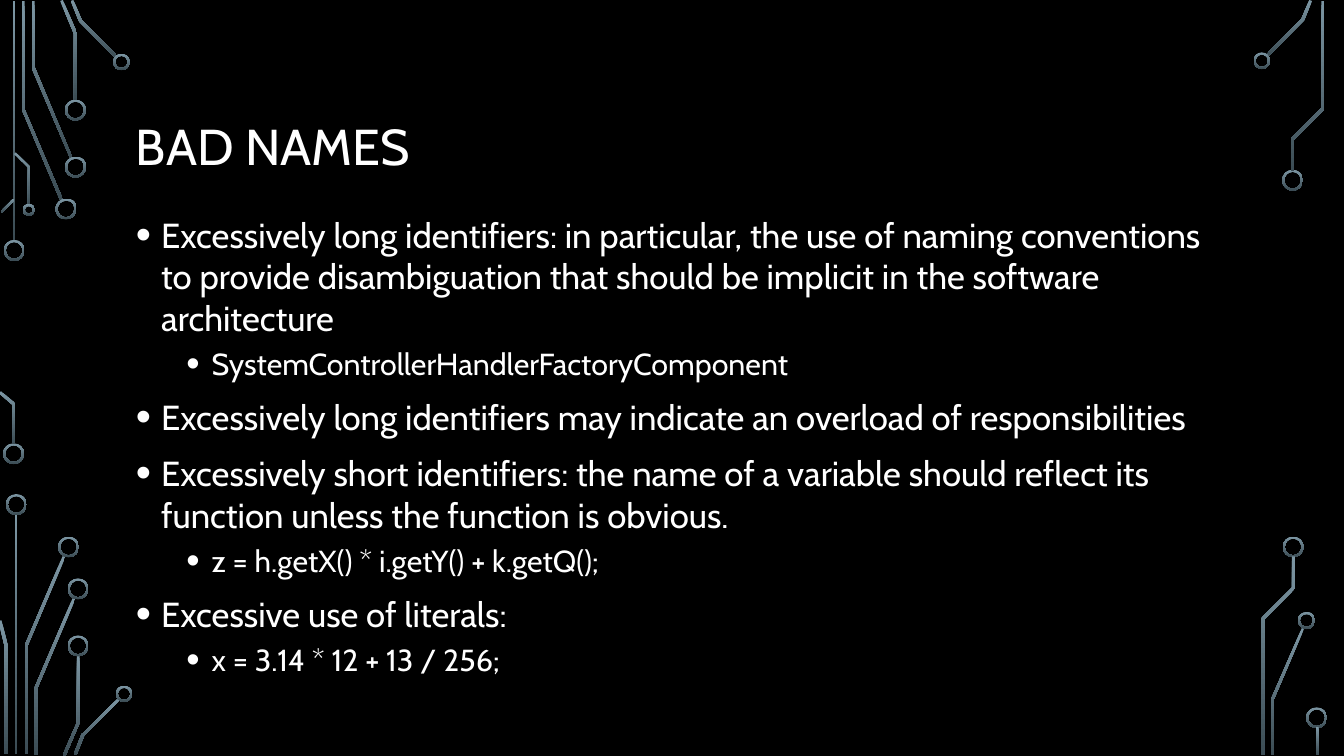
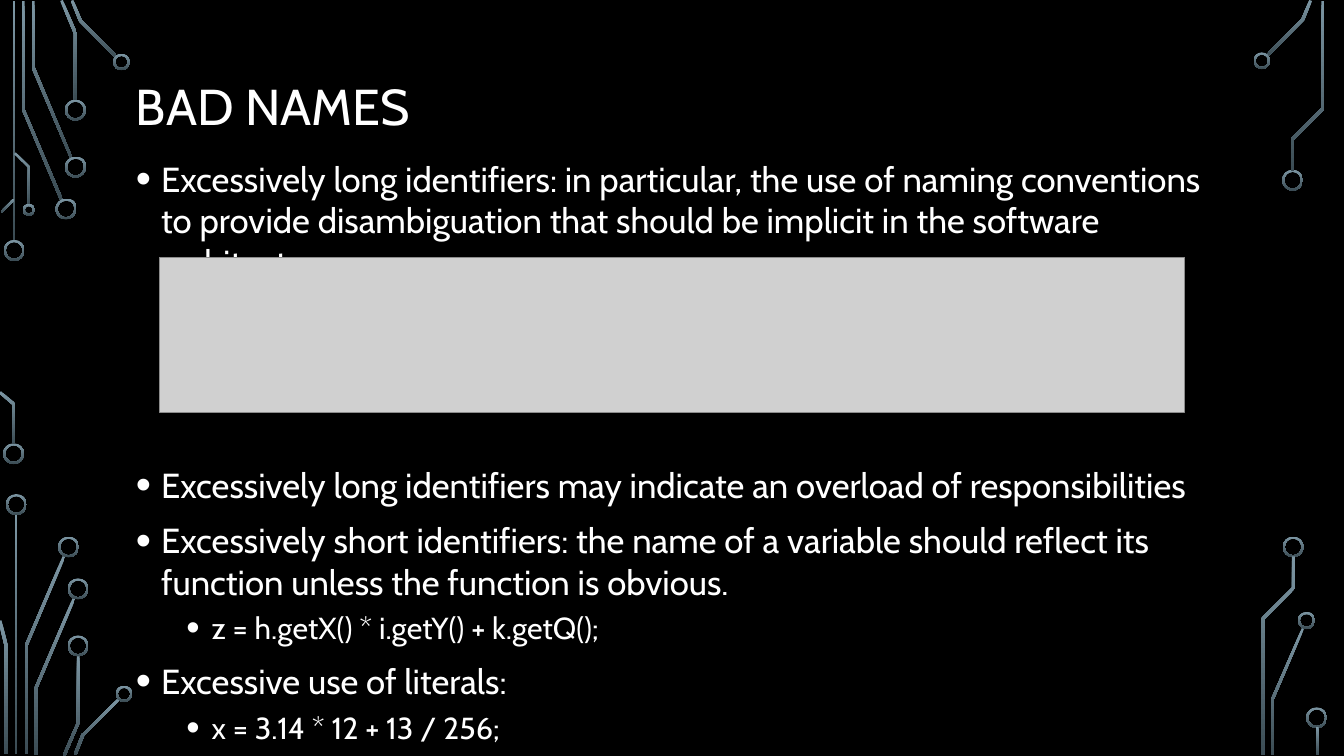
Before and after one commit to egges/mso, a slide deck: slide 31 of slides/601 - Refactoring.pptx. Drawn at 1344x756 pixels with LibreOffice and Linux fonts; fonts in the diff are those of the drawing; grey boxes stand for pictures; background and template pictures are left out. Boxes give left, top, right and bottom in pixels: in the first picture for what was removed or moved away, otherwise in the second. Text is boxed around its words. In the diff, an @@ line names an element or a change of style, - is before the commit and + after.

```diff
--- a/slides/601 - Refactoring.pptx
+++ b/slides/601 - Refactoring.pptx
@@ title "BAD NAMES": place and size @@
-title "BAD NAMES" at (136,129,410,166)
+title "BAD NAMES" at (136,89,410,126)
@@ text "Excessively long identifiers: in particular, ...": place and size @@
-text "Excessively long identifiers: in particular, ..." at (161,222,1200,674)
+text "Excessively long identifiers: in particular, ..." at (161,166,1200,742)
@@ picture added at (159,257,1185,412) @@
@@ text at (212,352,789,383): paragraph removed @@
-  • SystemControllerHandlerFactoryComponent
```
Also in this commit, not shown: 2 other slides changed.
